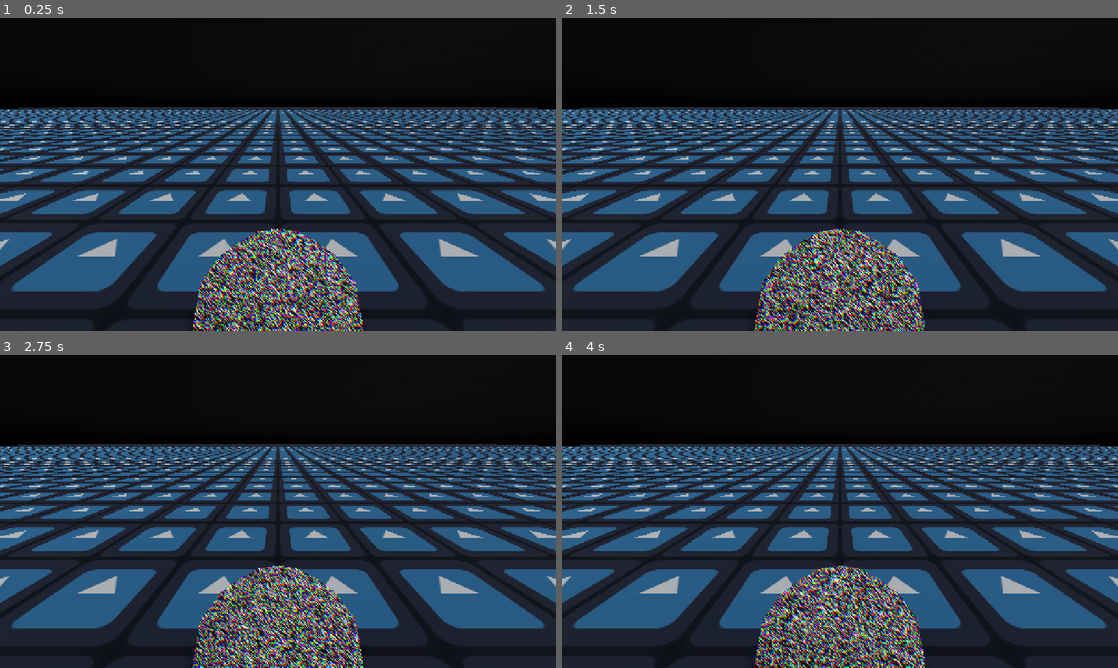
Above: before the commit, frames 1-4 (two rows, left to right).
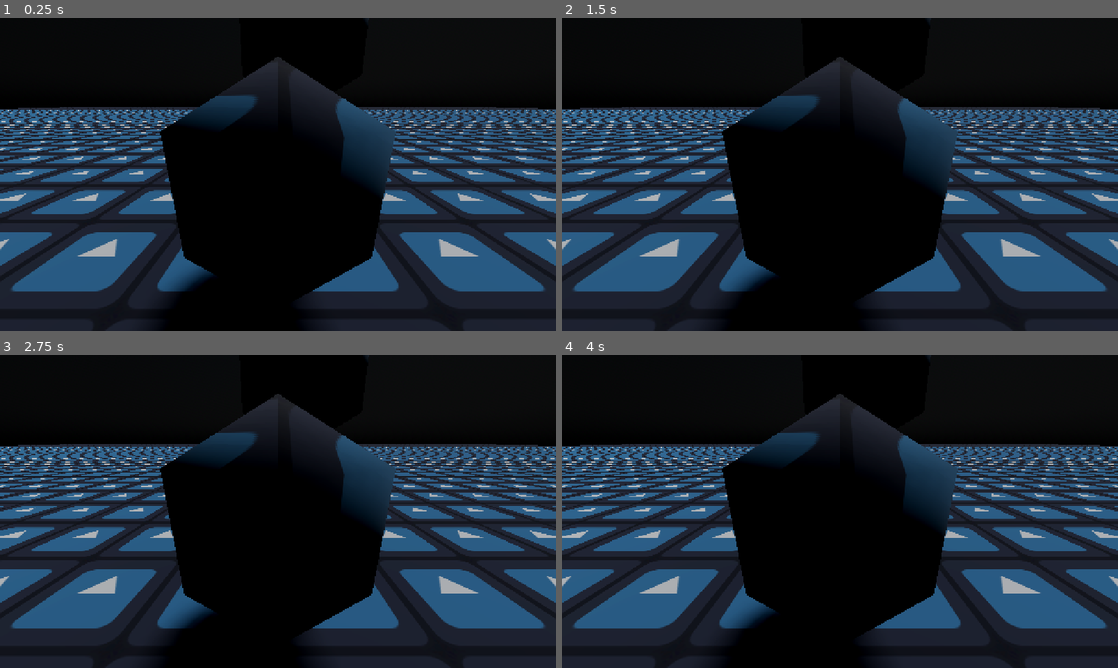
Above: after the commit, the same moments.

Repository: PIXEL-GAME-DEV/marathon
Game: Godot game, scene res://packed_scene/node/3d/test.tscn
Same seed, same stepped clock (60 frames per second), same inputs: the game is played once before the commit and once after it. The engine's default icon, where the game draws it, is replaced by a stand-in: a white triangle on a blue panel in a dark square.
Inputs:
- Up to frame 1 (0.25 s): no input
- Up to frame 2 (1.5 s): no input
- Up to frame 3 (2.75 s): no input
- Up to frame 4 (4 s): no input

The runs differ from the first frame. In frame 1, 26% of the frame differs, in the area x 27-72%, y 0-100%; in frame 2, 26%; in frame 3, 26%; in frame 4, 26%.

Commit message:
Created the surface texel shader.
 To be used by most 3D meshes in the game.

Diff:
--- a/packed_scene/node/3d/test.tscn
+++ b/packed_scene/node/3d/test.tscn
@@ -1,7 +1,7 @@
 [gd_scene load_steps=8 format=3 uid="uid://cc1ltavni0505"]
 
 [ext_resource type="Texture2D" uid="uid://d1o5iavmu57qq" path="res://texture/2d/compressed/icon.svg" id="1_evwrf"]
-[ext_resource type="Shader" uid="uid://dekh321wjijp1" path="res://shader/spatial/static.gdshader" id="11_fdonu"]
+[ext_resource type="Shader" uid="uid://cusfwhs8sh68x" path="res://shader/spatial/surface_texel.gdshader" id="2_ty3pu"]
 
 [sub_resource type="PhysicalSkyMaterial" id="PhysicalSkyMaterial_f6kva"]
 
@@ -19,9 +19,18 @@
 uv1_triplanar = true
 texture_filter = 5
 
-[sub_resource type="ShaderMaterial" id="ShaderMaterial_nrkfi"]
+[sub_resource type="ShaderMaterial" id="ShaderMaterial_we277"]
 render_priority = 0
-shader = ExtResource("11_fdonu")
+shader = ExtResource("2_ty3pu")
+shader_parameter/albedo_color = Color(1, 1, 1, 1)
+shader_parameter/albedo_texture = ExtResource("1_evwrf")
+shader_parameter/uv1_scale = Vector3(2, 1, 1)
+shader_parameter/uv1_offset = Vector3(0, 0, 0)
+shader_parameter/uv1_triplanar = false
+shader_parameter/uv1_triplanar_sharpness = 1.0
+shader_parameter/uv1_world_triplanar = false
+shader_parameter/billboard_mode = 0
+shader_parameter/billboard_keep_scale = false
 
 [node name="Test" type="Node3D"]
 
@@ -39,8 +48,17 @@
 size = Vector3(99, 2, 99)
 material = SubResource("StandardMaterial3D_ty3pu")
 
+[node name="CSGSphere3D" type="CSGSphere3D" parent="."]
+transform = Transform3D(1, 0, 0, 0, 1, 0, 0, 0, 1, 0, 0.8638066, 0)
+radial_segments = 6
+rings = 3
+material = SubResource("ShaderMaterial_we277")
+
+[node name="CSGSphere3D2" type="CSGSphere3D" parent="."]
+transform = Transform3D(1, 0, 0, 0, 1, 0, 0, 0, 1, 0.15127277, 1.6104523, -0.76123095)
+radial_segments = 6
+rings = 3
+material = SubResource("ShaderMaterial_we277")
+
 [node name="Camera3D" type="Camera3D" parent="."]
 transform = Transform3D(1, 0, 0, 0, 0.94187, 0.33597767, 0, -0.33597767, 0.94187, 0, 1.2037072, 0.8743093)
-
-[node name="CSGSphere3D" type="CSGSphere3D" parent="."]
-material = SubResource("ShaderMaterial_nrkfi")
--- a/project.godot
+++ b/project.godot
@@ -25,6 +25,8 @@
 
 [rendering]
 
+lights_and_shadows/directional_shadow/soft_shadow_filter_quality=5
+lights_and_shadows/positional_shadow/soft_shadow_filter_quality=5
 textures/default_filters/anisotropic_filtering_level=4
 anti_aliasing/quality/msaa_2d=3
 anti_aliasing/quality/msaa_3d=3
--- /dev/null
+++ b/shader/spatial/surface_texel.gdshader
@@ -0,0 +1,21 @@
+shader_type spatial;
+#include "res://shader/include/uniform_group/albedo.gdshaderinc"
+#include "res://shader/include/uniform_group/uv/uv1.gdshaderinc"
+//#include "res://shader/include/uniform_group/uv/uv2.gdshaderinc"
+#include "res://shader/include/uniform_group/billboard.gdshaderinc"
+#include "res://shader/include/texture/texture_near_aa.gdshaderinc"
+#include "res://shader/include/texel_shadows.gdshaderinc"
+
+void vertex() {
+	UV = UV * uv1_scale.xy + uv1_offset.xy;
+	//UV2 = UV2 * uv2_scale.xy + uv1_offset.xy;
+	MODELVIEW_MATRIX = billboard_MODELVIEW_MATRIX(MODELVIEW_MATRIX, VIEW_MATRIX, MAIN_CAM_INV_VIEW_MATRIX, MODEL_MATRIX);
+	MODELVIEW_NORMAL_MATRIX = mat3(MODELVIEW_MATRIX);
+}
+
+void fragment() {
+	vec4 albedo = albedo_color * textureNearAA(albedo_texture, UV, dFdx(UV), dFdy(UV), 1.0);
+	ALBEDO = albedo.rgb;
+	//ALPHA = albedo.a;
+	LIGHT_VERTEX = texel_shadows(vec2(textureSize(albedo_texture, 0)), UV, dFdx(UV), dFdy(UV), VERTEX, dFdx(VERTEX), dFdy(VERTEX), 1.0);
+}
Not shown, added: shader/include/texel_shadows.gdshaderinc
Not shown, added: shader/include/texel_shadows.gdshaderinc.uid
Not shown, added: shader/include/texture/texture_near_aa.gdshaderinc
Not shown, added: shader/include/texture/texture_near_aa.gdshaderinc.uid
Not shown, added: shader/include/texture/texture_viewport.gdshaderinc
Not shown, added: shader/include/texture/texture_viewport.gdshaderinc.uid
Not shown, added: shader/include/texture/texture_viewport_near_aa.gdshaderinc
Not shown, added: shader/include/texture/texture_viewport_near_aa.gdshaderinc.uid
Not shown, added: shader/include/uniform_group/albedo.gdshaderinc
Not shown, added: shader/include/uniform_group/albedo.gdshaderinc.uid
Not shown, added: shader/include/uniform_group/billboard.gdshaderinc
Not shown, added: shader/include/uniform_group/billboard.gdshaderinc.uid
(and 15 more such lines)
